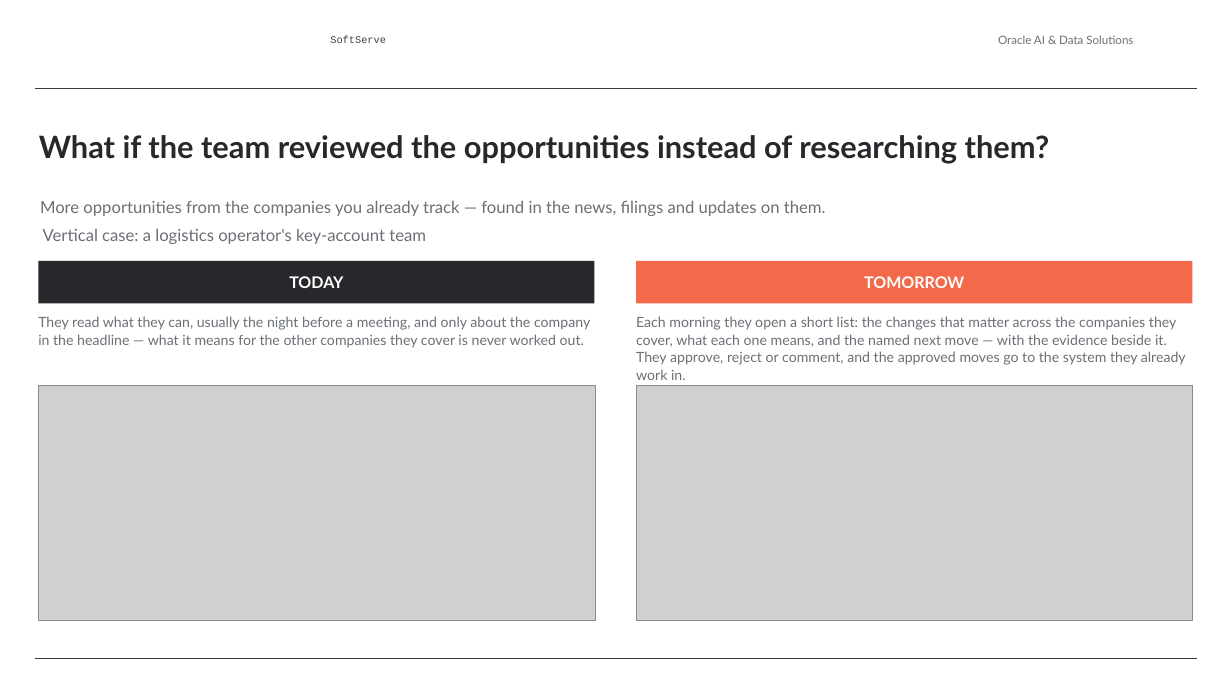
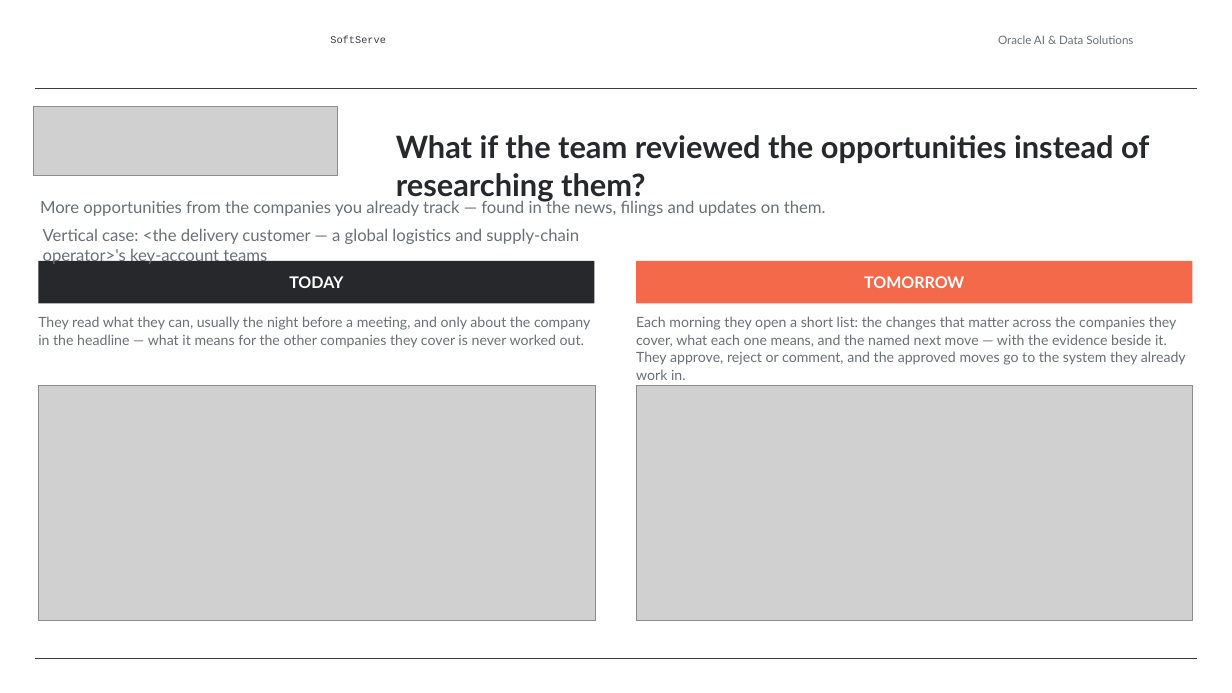
Before and after one commit to alexey-orlov/AO-Personal-OS, a slide deck: slide 4 of outputs/oracle-packs/account-insights/artifacts/account-insights-sales-deck.pptx. Drawn at 1232x693 pixels with LibreOffice and Linux fonts; fonts in the diff are those of the drawing; grey boxes stand for pictures; background and template pictures are left out. Boxes give left, top, right and bottom in pixels: in the first picture for what was removed or moved away, otherwise in the second. Text is boxed around its words. In the diff, an @@ line names an element or a change of style, - is before the commit and + after.

```diff
--- a/outputs/oracle-packs/account-insights/artifacts/account-insights-sales-deck.pptx
+++ b/outputs/oracle-packs/account-insights/artifacts/account-insights-sales-deck.pptx
@@ picture added at bbox=[34, 107, 337, 176] @@
@@ text "What if the team reviewed ..." rewrapped from bbox=[39, 135, 1050, 164] to bbox=[396, 135, 1149, 202] @@
@@ text at bbox=[43, 228, 579, 265]: text changed @@
-Vertical case: a logistics operator's key-account team
+Vertical case: <the delivery customer — a global logistics and supply-chain operator>'s key-account teams
```
Also in this commit, not shown: 1 other slide changed, 1 other file.
